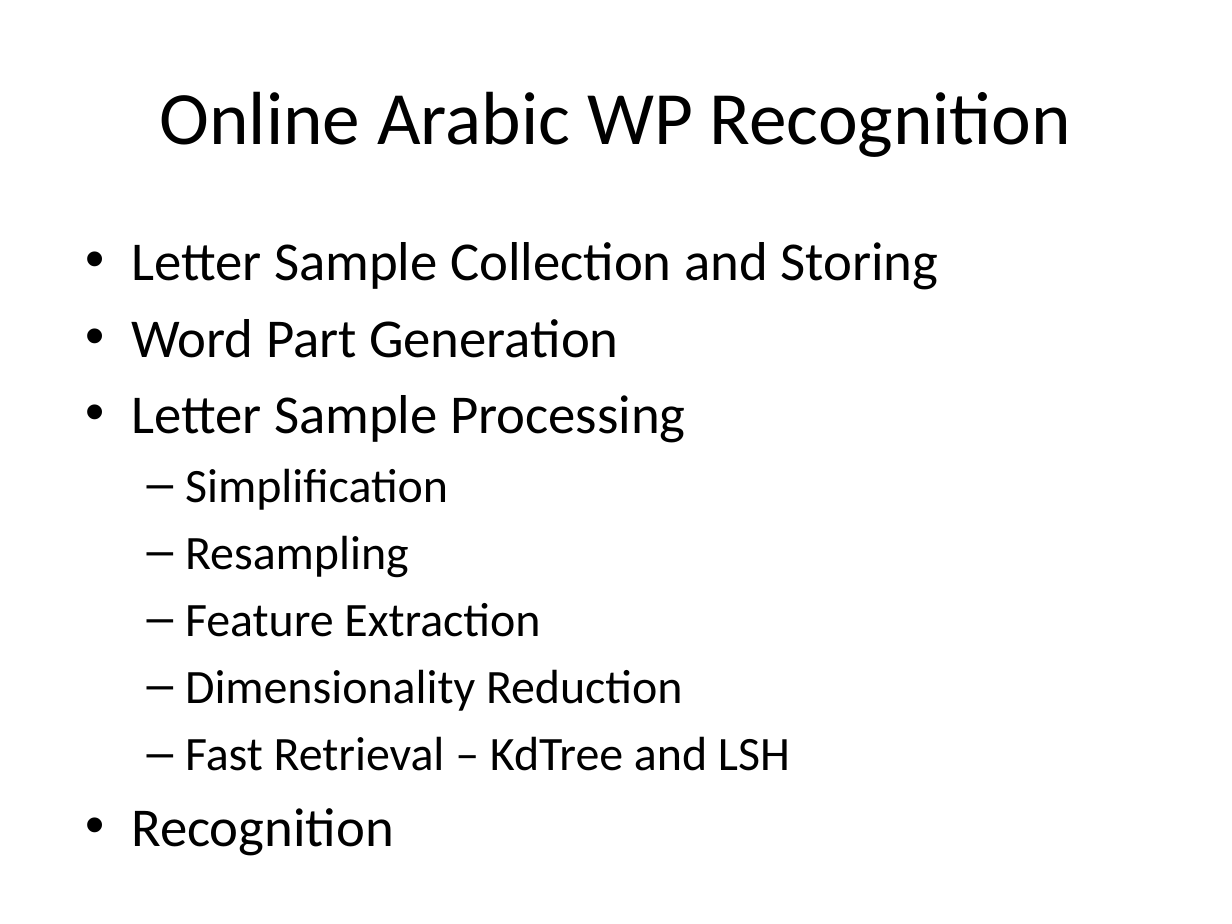
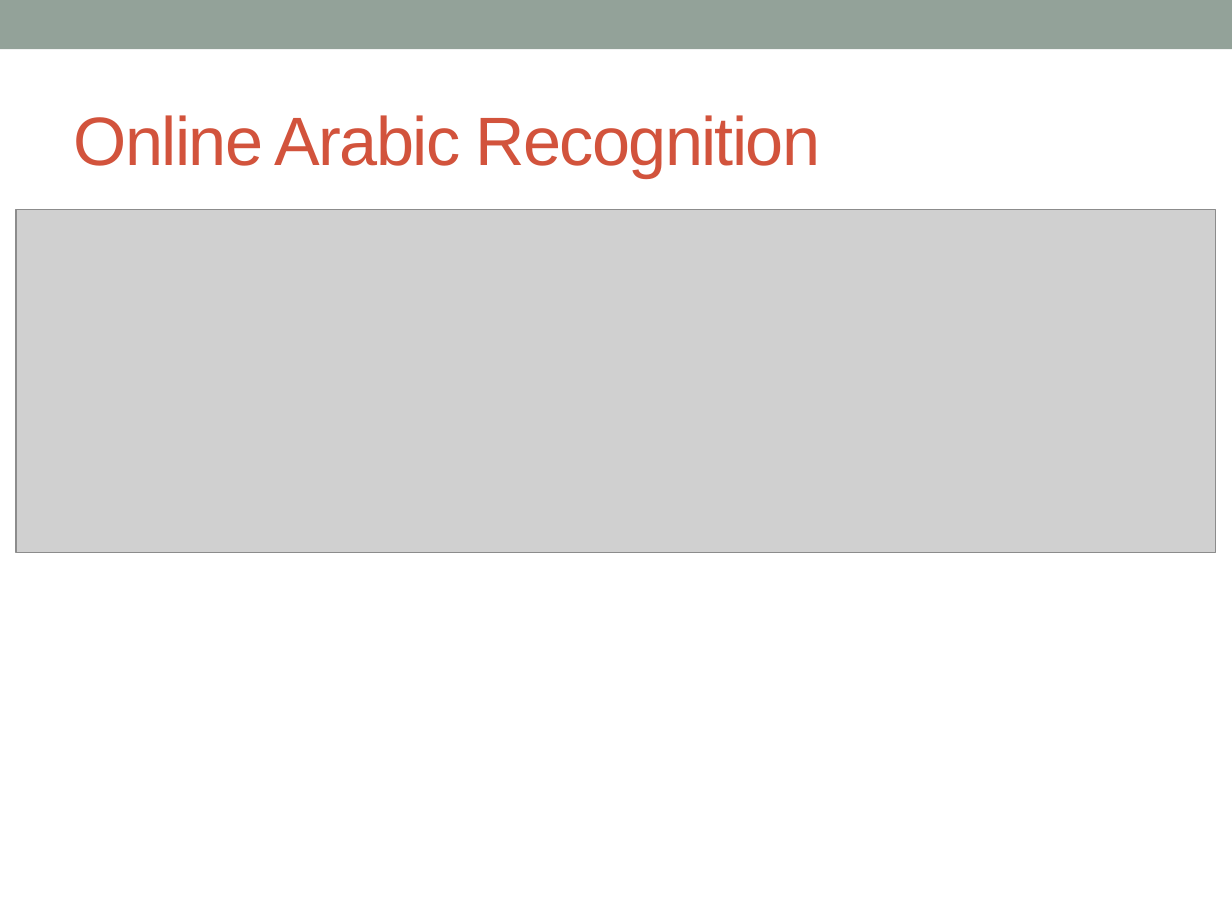
Before and after one commit to kourgeorge/arabic-icr, a slide deck: slide 18 of Thesis/Just In Time Arabic Handwriting Recognition.pptx (slide 14 before the commit). Drawn at 1232x924 pixels with LibreOffice and Linux fonts; fonts in the diff are those of the drawing; grey boxes stand for pictures. Boxes give left, top, right and bottom in pixels: in the first picture for what was removed or moved away, otherwise in the second. Text is boxed around its words. In the diff, an @@ line names an element or a change of style, - is before the commit and + after.

Commit message:
New recognition process. Progressive segmentation only. The letters recognition is done after the scribing is done.

```diff
--- a/Thesis/Just In Time Arabic Handwriting Recognition.pptx
+++ b/Thesis/Just In Time Arabic Handwriting Recognition.pptx
@@ rectangle added at (0,0,1232,49), fill #93A299 @@
@@ title at (74,115,820,178): text changed; size 44 to 40 pt; font Calibri to Arial; text colour #000000 to #D2533C @@
-Online Arabic WP Recognition
+Online Arabic Recognition
@@ picture added at (16,209,1216,552) @@
@@ text removed at (131,242,938,856) @@
-• Letter Sample Collection and Storing
-• Word Part Generation
-• Letter Sample Processing
-  – Simplification
-  – Resampling
-  – Feature Extraction
-  – Dimensionality Reduction
-  – Fast Retrieval – KdTree and LSH
-• Recognition
```
Also in this commit, not shown: 17 other slides changed, 7 slides added, 2 slides removed, 4 other files.
